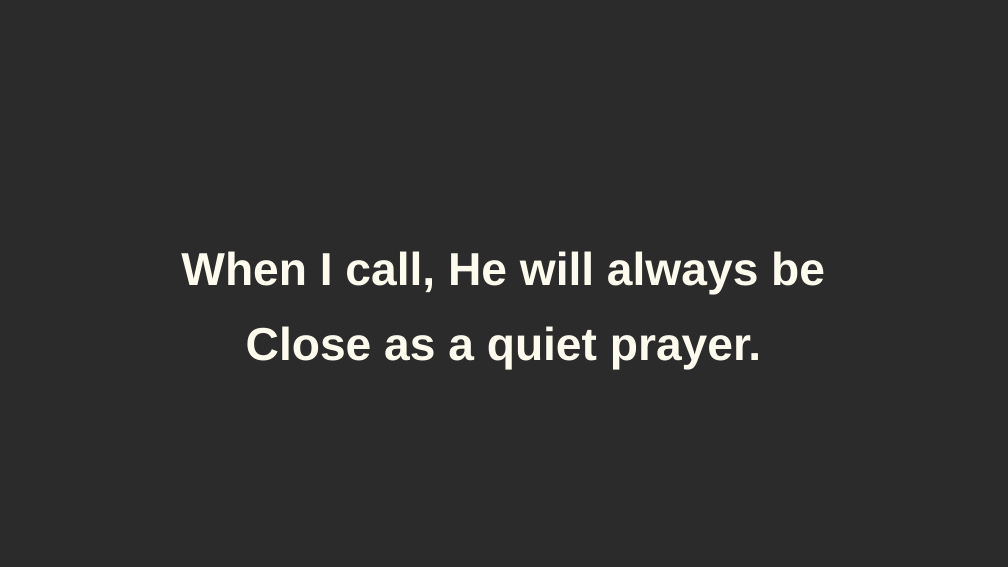
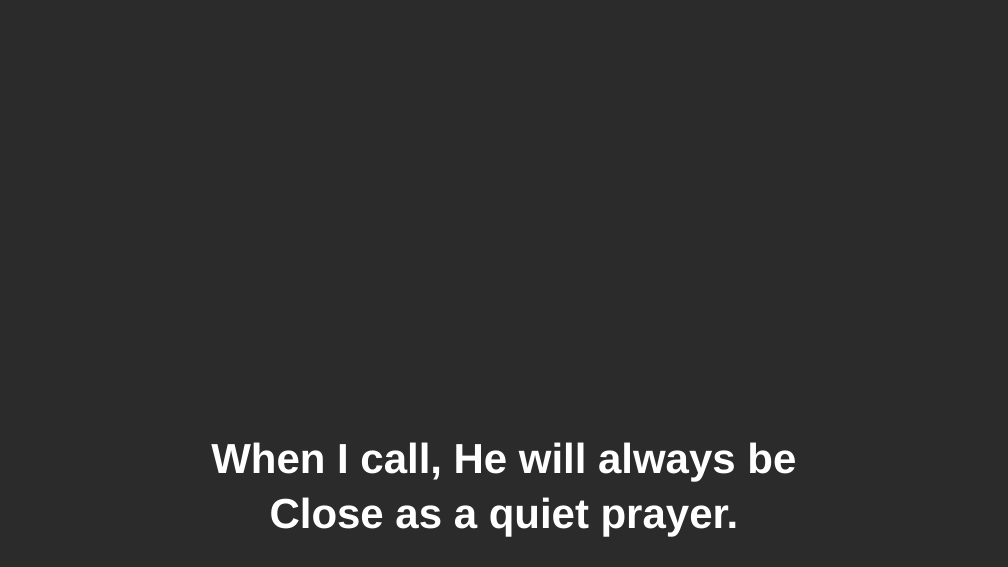
Before and after one commit to cutler2/primary-music-ai-slideshows, a slide deck: slide 10 of songs/close-as-a-quiet-prayer/slideshow.pptx. Drawn at 1008x567 pixels with LibreOffice and Linux fonts; fonts in the diff are those of the drawing; background and template pictures are left out; a plain dark background stands for a picture behind light text. Boxes give left, top, right and bottom in pixels: in the first picture for what was removed or moved away, otherwise in the second. Text is boxed around its words. In the diff, an @@ line names an element or a change of style, - is before the commit and + after.

```diff
--- a/songs/close-as-a-quiet-prayer/slideshow.pptx
+++ b/songs/close-as-a-quiet-prayer/slideshow.pptx
@@ text "When I call, He will ...": place and size @@
-text "When I call, He will ..." at <box>181,251,825,370</box>
+text "When I call, He will ..." at <box>211,442,796,536</box>
@@ text "When I call, He will ..." at <box>211,442,796,536</box>: size 44 to 40 pt, text colour #FDFAEE to #FFFFFF; line spacing 1.35 to 1.1; vertical alignment middle to bottom @@
```
Also in this commit, not shown: 13 other slides changed, 16 other files.
